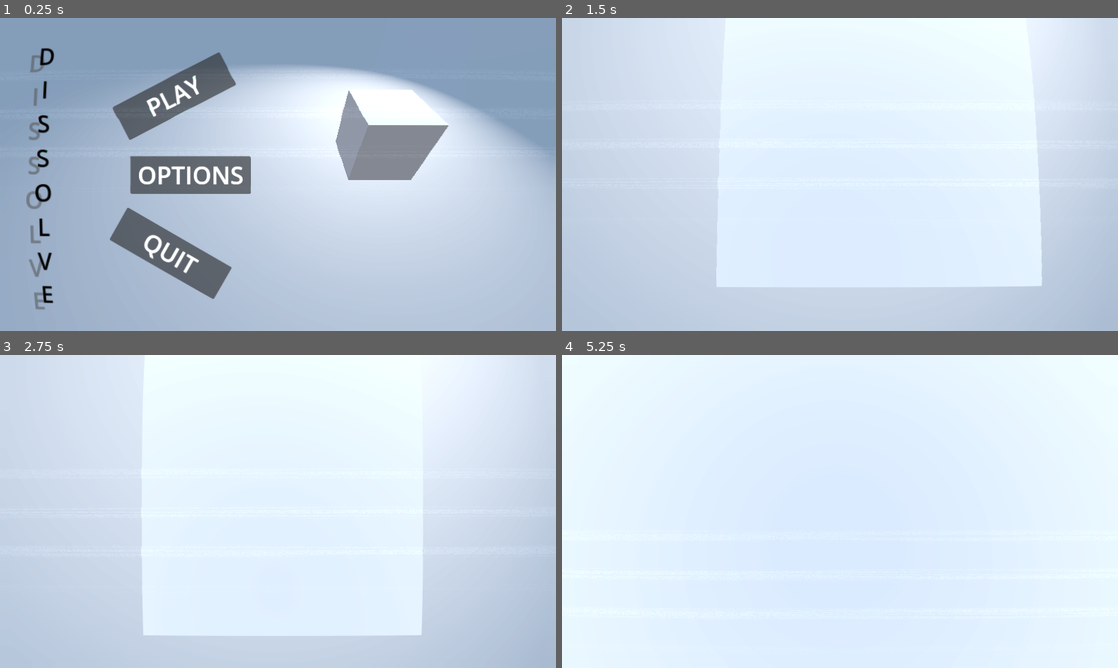
Above: before the commit, frames 1-4 (two rows, left to right).
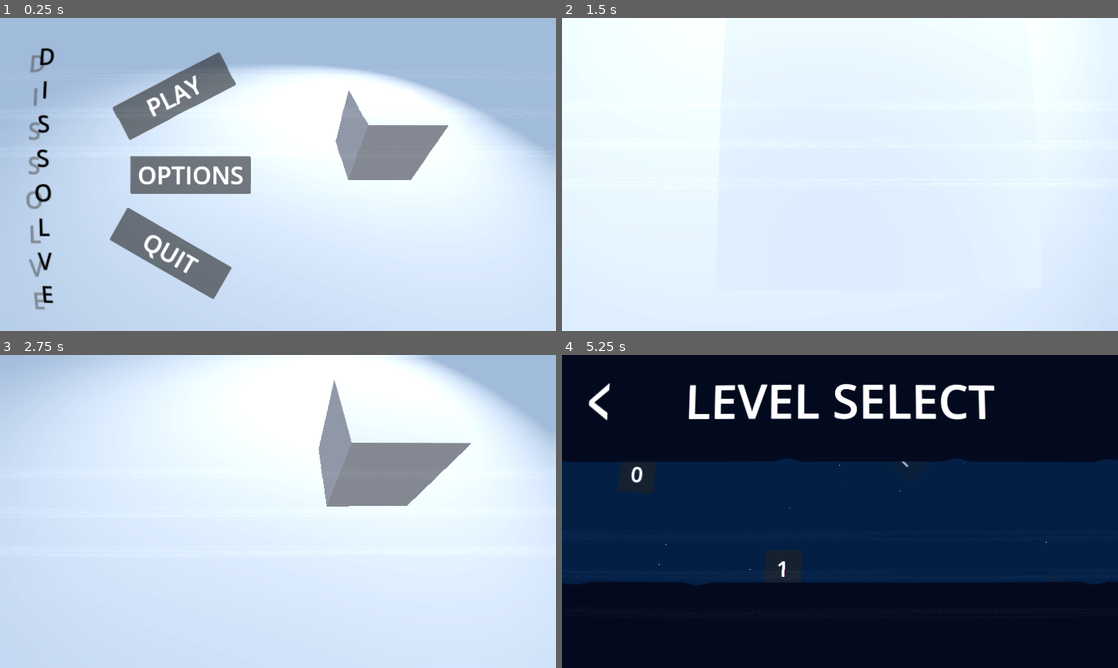
Above: after the commit, the same moments.

Repository: TawfeeqRifat/Dissolve
Game: Godot game, scene res://Scenes/main_menu.tscn
Two runs of this game, one before a commit and one after it. Both use one fixed random seed, a clock stepped at 60 frames per second and the inputs below. Sound files missing from this copy of the repository are replaced by a short silence.
Inputs (mouse positions are in pixels of both pictures, inside the frame that each line leads up to):
- Up to frame 1 (0.25 s): no input
- Up to frame 2 (1.5 s): click "OPTIONS" at 0.5 s; tap Enter (ui_accept) at 1.25 s; move the mouse to (962, 158) at 1.27 s; hold Space (jump) from 1.28 s (still down); click (962, 158) at 1.42 s
- Up to frame 3 (2.75 s): release Space (jump) at 2 s; click (161, 405) at 2 s, where only the run after the commit has a clickable "<"
- Up to frame 4 (5.25 s): move the mouse to (728, 527) at 2.77 s; tap Z (change_polarity) at 2.85 s; click (728, 527) at 2.92 s; tap Space (jump) at 3.02, 3.05, 3.32 s; click (734, 433) at 3.5 s, where only the run after the commit has a clickable "PLAY"; click (595, 398) at 4.25 s, where only the run after the commit has a clickable "<"; click (734, 433) at 5 s, where only the run after the commit has a clickable "PLAY"

The runs differ from the first frame. In frame 1, 79% of the frame differs, in the area x 0-100%, y 0-100%; in frame 2, 48%; in frame 3, 25%; in frame 4, 100%.

Commit message:
SFX and volume options

Diff:
--- a/Scenes/levels/level_0.tscn
+++ b/Scenes/levels/level_0.tscn
@@ -13,6 +13,7 @@
 [ext_resource type="PackedScene" uid="uid://b5q88kqi6orgh" path="res://Scenes/music_player.tscn" id="8_l57er"]
 [ext_resource type="PackedScene" uid="uid://bgbb4iehdspj4" path="res://Scenes/finish_zone.tscn" id="9_2afao"]
 [ext_resource type="AudioStream" uid="uid://bgdm7nyf8c5wa" path="res://Assets/Music/Cruisin' On My Broom [gNRt3q3rE2g].wav" id="9_ad2no"]
+[ext_resource type="AudioStream" uid="uid://bf2oekr824d04" path="res://Assets/Music/reverse.wav" id="10_x5otq"]
 [ext_resource type="PackedScene" uid="uid://cauov1k6277t4" path="res://Scenes/refill_zone.tscn" id="11_rxt0j"]
 [ext_resource type="Shader" path="res://Assets/Shaders/space_background.gdshader" id="12_5kdhm"]
 
@@ -165,6 +166,11 @@
 [node name="music_player" parent="level/Camera2D" instance=ExtResource("8_l57er")]
 scale = Vector2(1.00863, 1)
 stream = ExtResource("9_ad2no")
+
+[node name="reverse" type="AudioStreamPlayer2D" parent="level/Camera2D"]
+stream = ExtResource("10_x5otq")
+volume_db = -10.0
+bus = &"SFX"
 
 [node name="GameManger" type="Node2D" parent="level" node_paths=PackedStringArray("camera_2d")]
 script = ExtResource("6_8jepq")
--- a/Scenes/levels/level_1.tscn
+++ b/Scenes/levels/level_1.tscn
@@ -14,6 +14,7 @@
 [ext_resource type="PackedScene" uid="uid://bgbb4iehdspj4" path="res://Scenes/finish_zone.tscn" id="9_gjnrk"]
 [ext_resource type="AudioStream" uid="uid://bu5xr870vlowj" path="res://Assets/Music/Easter Eggs [l23T3o7tAQQ].wav" id="9_tkiae"]
 [ext_resource type="PackedScene" uid="uid://cba6oxnwk8251" path="res://Scenes/check_point.tscn" id="11_14oyg"]
+[ext_resource type="AudioStream" uid="uid://bf2oekr824d04" path="res://Assets/Music/reverse.wav" id="11_87ed0"]
 [ext_resource type="Shader" path="res://Assets/Shaders/space_background.gdshader" id="13_tfanr"]
 
 [sub_resource type="StyleBoxEmpty" id="StyleBoxEmpty_kpooi"]
@@ -255,6 +256,11 @@
 stream = ExtResource("9_tkiae")
 volume_db = -40.0
 
+[node name="reverse" type="AudioStreamPlayer2D" parent="level/Camera2D"]
+stream = ExtResource("11_87ed0")
+volume_db = -10.0
+bus = &"SFX"
+
 [node name="GameManger" type="Node2D" parent="level" node_paths=PackedStringArray("camera_2d")]
 script = ExtResource("6_44voq")
 camera_2d = NodePath("../Camera2D")
--- a/Scenes/levels/level_2.tscn
+++ b/Scenes/levels/level_2.tscn
@@ -12,6 +12,7 @@
 [ext_resource type="PackedScene" uid="uid://b5q88kqi6orgh" path="res://Scenes/music_player.tscn" id="9_6y1i1"]
 [ext_resource type="TileSet" uid="uid://dviwanbgwa8r1" path="res://Assets/simple_tileset.tres" id="9_xx1xq"]
 [ext_resource type="PackedScene" uid="uid://cba6oxnwk8251" path="res://Scenes/check_point.tscn" id="10_cp3ns"]
+[ext_resource type="AudioStream" uid="uid://bf2oekr824d04" path="res://Assets/Music/reverse.wav" id="10_vhj8s"]
 [ext_resource type="Shader" path="res://Assets/Shaders/space_background.gdshader" id="12_lepvp"]
 [ext_resource type="PackedScene" uid="uid://cauov1k6277t4" path="res://Scenes/refill_zone.tscn" id="12_lt2d8"]
 [ext_resource type="PackedScene" uid="uid://bgbb4iehdspj4" path="res://Scenes/finish_zone.tscn" id="13_ygwwc"]
@@ -255,6 +256,11 @@
 
 [node name="music_player" parent="level/Camera2D" instance=ExtResource("9_6y1i1")]
 
+[node name="reverse" type="AudioStreamPlayer2D" parent="level/Camera2D"]
+stream = ExtResource("10_vhj8s")
+volume_db = -10.0
+bus = &"SFX"
+
 [node name="GameManger" type="Node2D" parent="level" node_paths=PackedStringArray("camera_2d")]
 script = ExtResource("8_o2nyd")
 camera_2d = NodePath("../Camera2D")
--- a/Scenes/levels/level_3.tscn
+++ b/Scenes/levels/level_3.tscn
@@ -12,6 +12,7 @@
 [ext_resource type="AudioStream" uid="uid://cck5g3ev3e3qv" path="res://Assets/Music/Last Heart [M2eXxWenQWI].wav" id="9_4x6kb"]
 [ext_resource type="TileSet" uid="uid://dviwanbgwa8r1" path="res://Assets/simple_tileset.tres" id="9_o4b86"]
 [ext_resource type="PackedScene" uid="uid://catgc6k7x1dg2" path="res://Scenes/turner.tscn" id="10_lclxd"]
+[ext_resource type="AudioStream" uid="uid://bf2oekr824d04" path="res://Assets/Music/reverse.wav" id="10_nq2b5"]
 [ext_resource type="PackedScene" uid="uid://cba6oxnwk8251" path="res://Scenes/check_point.tscn" id="11_5oh55"]
 [ext_resource type="PackedScene" uid="uid://cauov1k6277t4" path="res://Scenes/refill_zone.tscn" id="12_3rp8a"]
 [ext_resource type="Shader" path="res://Assets/Shaders/space_background.gdshader" id="12_v1uol"]
@@ -255,6 +256,11 @@
 [node name="music_player" parent="level/Camera2D" instance=ExtResource("8_odxpe")]
 stream = ExtResource("9_4x6kb")
 
+[node name="reverse" type="AudioStreamPlayer2D" parent="level/Camera2D"]
+stream = ExtResource("10_nq2b5")
+volume_db = -10.0
+bus = &"SFX"
+
 [node name="GameManger" type="Node2D" parent="level" node_paths=PackedStringArray("camera_2d")]
 script = ExtResource("8_ity6i")
 camera_2d = NodePath("../Camera2D")
--- a/Scenes/main_menu.tscn
+++ b/Scenes/main_menu.tscn
@@ -1,7 +1,16 @@
-[gd_scene load_steps=9 format=3 uid="uid://jet2838w8h3i"]
+[gd_scene load_steps=16 format=3 uid="uid://jet2838w8h3i"]
 
 [ext_resource type="Script" path="res://scripts/main_menu.gd" id="1_cdmpn"]
 [ext_resource type="Script" path="res://scripts/character_3d.gd" id="2_hfe28"]
+
+[sub_resource type="ORMMaterial3D" id="ORMMaterial3D_m8sad"]
+albedo_color = Color(1, 1, 1, 0)
+
+[sub_resource type="ORMMaterial3D" id="ORMMaterial3D_5mnvp"]
+
+[sub_resource type="BoxShape3D" id="BoxShape3D_3solp"]
+
+[sub_resource type="BoxShape3D" id="BoxShape3D_us3k3"]
 
 [sub_resource type="ProceduralSkyMaterial" id="ProceduralSkyMaterial_kmsyc"]
 sky_horizon_color = Color(0.64625, 0.65575, 0.67075, 1)
@@ -12,48 +21,33 @@
 
 [sub_resource type="Environment" id="Environment_qslpl"]
 background_mode = 2
-background_color = Color(0.654232, 0.654232, 0.654232, 1)
 sky = SubResource("Sky_v1bit")
 tonemap_mode = 2
 glow_enabled = true
 
-[sub_resource type="ORMMaterial3D" id="ORMMaterial3D_5mnvp"]
-
-[sub_resource type="BoxShape3D" id="BoxShape3D_3solp"]
-
-[sub_resource type="BoxShape3D" id="BoxShape3D_us3k3"]
+[sub_resource type="StyleBoxEmpty" id="StyleBoxEmpty_6cqe4"]
+
+[sub_resource type="StyleBoxEmpty" id="StyleBoxEmpty_1b1m3"]
+
+[sub_resource type="StyleBoxEmpty" id="StyleBoxEmpty_ov437"]
+
+[sub_resource type="StyleBoxEmpty" id="StyleBoxEmpty_t5l51"]
+
+[sub_resource type="InputEventKey" id="InputEventKey_x80i2"]
+device = -1
+keycode = 4194305
+
+[sub_resource type="Shortcut" id="Shortcut_of8xa"]
+events = [SubResource("InputEventKey_x80i2")]
 
 [node name="MainMenu" type="Control"]
 layout_mode = 3
 anchors_preset = 0
 script = ExtResource("1_cdmpn")
 
-[node name="OmniLight3D" type="OmniLight3D" parent="."]
-transform = Transform3D(1, 0, 0, 0, 1, 0, 0, 0, 1, 0.686667, 2.23857, 0)
-visible = false
-omni_range = 3.0
-
-[node name="DirectionalLight3D" type="DirectionalLight3D" parent="."]
-transform = Transform3D(-0.55757, 0.736577, -0.382846, 0.0184091, 0.472045, 0.881382, 0.829926, 0.484384, -0.276758, -5.15471, 6.08698, 4.73165)
-visible = false
-shadow_enabled = true
-sky_mode = 1
-
-[node name="WorldEnvironment" type="WorldEnvironment" parent="."]
-environment = SubResource("Environment_qslpl")
-
-[node name="Node3D" type="Node3D" parent="."]
-
-[node name="base" type="CSGBox3D" parent="Node3D"]
-transform = Transform3D(3.59175, 0, 0, 0, 1, 0, 0, 0, 75.4284, -66.179, -0.873952, 0)
-size = Vector3(51.2774, 1, 1)
-
-[node name="MainCamera" type="Camera3D" parent="Node3D"]
-transform = Transform3D(0.00168171, -0.720781, 0.693161, 0.00174868, 0.693163, 0.720779, -0.999997, -2.44472e-08, 0.00242612, 3.33027, 2.08243, 1.62003)
-
-[node name="MainMenu" type="CanvasLayer" parent="Node3D"]
-
-[node name="Label" type="Label" parent="Node3D/MainMenu"]
+[node name="MainMenu" type="CanvasLayer" parent="."]
+
+[node name="Label" type="Label" parent="MainMenu"]
 offset_left = 66.0
 offset_top = 38.0
 offset_right = 106.0
@@ -73,7 +67,7 @@
 E"
 horizontal_alignment = 1
 
-[node name="play" type="Button" parent="Node3D/MainMenu"]
+[node name="play" type="Button" parent="MainMenu"]
 offset_left = 232.0
 offset_top = 184.0
 offset_right = 482.0
@@ -82,7 +76,7 @@
 theme_override_font_sizes/font_size = 50
 text = "PLAY"
 
-[node name="options" type="Button" parent="Node3D/MainMenu"]
+[node name="options" type="Button" parent="MainMenu"]
 offset_left = 270.0
 offset_top = 286.0
 offset_right = 520.0
@@ -90,7 +84,7 @@
 theme_override_font_sizes/font_size = 50
 text = "OPTIONS"
 
-[node name="quit" type="Button" parent="Node3D/MainMenu"]
+[node name="quit" type="Button" parent="MainMenu"]
 offset_left = 264.0
 offset_top = 392.0
 offset_right = 514.0
@@ -99,6 +93,16 @@
 theme_override_font_sizes/font_size = 50
 text = "QUIT"
 
+[node name="Node3D" type="Node3D" parent="."]
+
+[node name="base" type="CSGBox3D" parent="Node3D"]
+transform = Transform3D(3.59175, 0, 0, 0, 1, 0, 0, 0, 75.4284, -66.179, -0.873952, 0)
+size = Vector3(51.2774, 1, 1)
+material = SubResource("ORMMaterial3D_m8sad")
+
+[node name="MainCamera" type="Camera3D" parent="Node3D"]
+transform = Transform3D(0.00168171, -0.720781, 0.693161, 0.00174868, 0.693163, 0.720779, -0.999997, -2.44472e-08, 0.00242612, 3.33027, 2.08243, 1.62003)
+
 [node name="player2" type="CSGBox3D" parent="Node3D"]
 transform = Transform3D(1, 0, 0, 0, 1, 0, 0, 0, 1, 0.653766, 0.2, 0)
 use_collision = true
@@ -124,15 +128,88 @@
 transform = Transform3D(1.3, 0, 0, 0, 1.2, 0, 0, 0, 1.2, 0.64977, 0.212882, 0)
 shape = SubResource("BoxShape3D_us3k3")
 
-[node name="SpotLight3D" type="SpotLight3D" parent="."]
-transform = Transform3D(0.499895, 0.68248, -0.533223, 0.746801, -0.0278608, 0.664464, 0.438627, -0.730373, -0.523604, -3.34982, 3.23711, -2.41739)
+[node name="SpotLight3D" type="SpotLight3D" parent="Node3D"]
+transform = Transform3D(0.499895, 0.68248, -0.533223, 0.746801, -0.0278612, 0.664464, 0.438627, -0.730373, -0.523604, -3.34982, 3.23711, -2.41739)
 spot_range = 12.0
 spot_attenuation = 0.07
 
-[node name="OptionsCamera" type="Camera3D" parent="."]
+[node name="OptionsCamera" type="Camera3D" parent="Node3D"]
 transform = Transform3D(1, 0, 0, 0, -0.0120425, 0.999928, 0, -0.999928, -0.0120425, 0.655641, 1.42409, 0.0146119)
 
-[connection signal="pressed" from="Node3D/MainMenu/play" to="." method="_on_play_pressed"]
-[connection signal="pressed" from="Node3D/MainMenu/options" to="." method="_on_options_pressed"]
-[connection signal="pressed" from="Node3D/MainMenu/quit" to="." method="_on_quit_pressed"]
+[node name="DirectionalLight3D" type="DirectionalLight3D" parent="Node3D"]
+transform = Transform3D(-0.55757, 0.736577, -0.382845, 0.0184091, 0.472045, 0.881382, 0.829926, 0.484384, -0.276758, -5.15471, 6.08698, 4.73165)
+visible = false
+shadow_enabled = true
+sky_mode = 1
+
+[node name="WorldEnvironment" type="WorldEnvironment" parent="Node3D"]
+environment = SubResource("Environment_qslpl")
+
+[node name="Options" type="CanvasLayer" parent="."]
+visible = false
+
+[node name="ColorRect" type="ColorRect" parent="Options"]
+offset_left = 296.0
+offset_top = 28.0
+offset_right = 878.0
+offset_bottom = 609.0
+mouse_filter = 2
+color = Color(0.525833, 0.148269, 0.243329, 0.541176)
+
+[node name="music_slider" type="HSlider" parent="Options"]
+offset_left = 534.0
+offset_top = 154.0
+offset_right = 797.0
+offset_bottom = 252.0
+min_value = -40.0
+max_value = 0.0
+
+[node name="Music" type="Label" parent="Options"]
+offset_left = 391.0
+offset_top = 192.0
+offset_right = 531.0
+offset_bottom = 215.0
+text = "Music"
+
+[node name="sfx_slider" type="HSlider" parent="Options"]
+offset_left = 534.0
+offset_top = 282.0
+offset_right = 797.0
+offset_bottom = 380.0
+min_value = -40.0
+max_value = 0.0
+
+[node name="sfx" type="Label" parent="Options"]
+offset_left = 391.0
+offset_top = 320.0
+offset_right = 531.0
+offset_bottom = 343.0
+text = "SFX"
+
+[node name="back" type="Button" parent="Options"]
+z_index = 2
+anchors_preset = 5
+anchor_left = 0.5
+anchor_right = 0.5
+offset_left = -259.0
+offset_top = 31.0
+offset_right = -194.0
+offset_bottom = 176.0
+grow_horizontal = 2
+scale = Vector2(0.4, 0.719)
+pivot_offset = Vector2(0, 70)
+theme_override_font_sizes/font_size = 100
+theme_override_styles/focus = SubResource("StyleBoxEmpty_6cqe4")
+theme_override_styles/hover = SubResource("StyleBoxEmpty_1b1m3")
+theme_override_styles/pressed = SubResource("StyleBoxEmpty_ov437")
+theme_override_styles/normal = SubResource("StyleBoxEmpty_t5l51")
+shortcut = SubResource("Shortcut_of8xa")
+text = "<"
+
+[connection signal="pressed" from="MainMenu/play" to="." method="_on_play_pressed"]
+[connection signal="pressed" from="MainMenu/options" to="." method="_on_options_pressed"]
+[connection signal="pressed" from="MainMenu/quit" to="." method="_on_quit_pressed"]
 [connection signal="input_event" from="Node3D/character/Area3D" to="." method="_on_area_3d_input_event"]
+[connection signal="value_changed" from="Options/music_slider" to="." method="_on_music_slider_value_changed"]
+[connection signal="value_changed" from="Options/sfx_slider" to="." method="_on_sfx_slider_value_changed"]
+[connection signal="pressed" from="Options/back" to="." method="_on_back_pressed"]
--- a/Scenes/menu_music_player.tscn
+++ b/Scenes/menu_music_player.tscn
@@ -5,4 +5,5 @@
 
 [node name="Menu_music_player" type="AudioStreamPlayer2D"]
 stream = ExtResource("1_4bqkr")
+bus = &"Music"
 script = ExtResource("2_d0wyg")
--- a/Scenes/music_player.tscn
+++ b/Scenes/music_player.tscn
@@ -6,4 +6,5 @@
 [node name="music_player" type="AudioStreamPlayer2D"]
 stream = ExtResource("1_ca1qh")
 autoplay = true
+bus = &"Music"
 script = ExtResource("2_voces")
--- a/Scenes/static_noise.tscn
+++ b/Scenes/static_noise.tscn
@@ -8,3 +8,4 @@
 pitch_scale = 0.2
 autoplay = true
 attenuation = 1.51572
+bus = &"SFX"
--- /dev/null
+++ b/default_bus_layout.tres
@@ -0,0 +1,15 @@
+[gd_resource type="AudioBusLayout" format=3 uid="uid://bx4tnx0ldeuog"]
+
+[resource]
+bus/1/name = &"Music"
+bus/1/solo = false
+bus/1/mute = false
+bus/1/bypass_fx = false
+bus/1/volume_db = 0.0
+bus/1/send = &"Master"
+bus/2/name = &"SFX"
+bus/2/solo = false
+bus/2/mute = false
+bus/2/bypass_fx = false
+bus/2/volume_db = 0.0
+bus/2/send = &"Master"
--- a/project.godot
+++ b/project.godot
@@ -25,7 +25,6 @@
 
 [display]
 
-window/size/mode=3
 window/stretch/mode="canvas_items"
 window/stretch/aspect="ignore"
 
--- a/scripts/Global.gd
+++ b/scripts/Global.gd
@@ -12,10 +12,12 @@
 var unlocked_levels
 var levels_status
 
+#music seeting
+var MUSIC_VOLUME
+var SFX_VOLUME
 
 
 func save_game(level,stars):
-	var save_file = FileAccess.open("user://savegame.save",FileAccess.WRITE)
 	if not levels_status.has(level):
 		levels_status[level] = stars
 		print(level,unlocked_levels)
@@ -26,15 +28,24 @@
 	else:
 		if levels_status[level] < stars:
 			levels_status[level] = stars
-	print("Game Saved!")
+	print("Changes updated")
+	save()
+
+
+func save():
+	var save_file = FileAccess.open("user://savegame.save",FileAccess.WRITE)
 	save_file.store_line(JSON.stringify(levels_status))
 	save_file.store_line(str(unlocked_levels))
-
+	save_file.store_line(str(MUSIC_VOLUME))
+	save_file.store_line(str(SFX_VOLUME))
+	print("saved")
 
 func load_save():
 	if not FileAccess.file_exists("user://savegame.save"):
 		unlocked_levels = 1
 		levels_status = {}
+		MUSIC_VOLUME = 0
+		SFX_VOLUME = 0
 		print("loaded new save")
 		return
 	var save_file = FileAccess.open("user://savegame.save",FileAccess.READ)
@@ -42,3 +53,5 @@
 	var json = JSON.new()
 	levels_status = json.parse_string(save_file.get_line())
 	unlocked_levels = int(save_file.get_line())
+	MUSIC_VOLUME = int(save_file.get_line())
+	SFX_VOLUME = int(save_file.get_line())
--- a/scripts/game_manager.gd
+++ b/scripts/game_manager.gd
@@ -10,6 +10,9 @@
 
 #music player
 @onready var music_player: AudioStreamPlayer2D = $"../Camera2D/music_player"
+#sfx
+@onready var reverse: AudioStreamPlayer2D = $"../Camera2D/reverse"
+
 var music_position = 0.0
 var chances = 3
 var scale_value: float = 1
@@ -75,13 +78,19 @@
 	player.SPEED = 0
 	camera_2d.SPEED = 50
 	player.queue_free()
-	restart_timer.start()
 
 	#music player
 	music_position = music_player.get_playback_position()
 	music_player.stop()
 
+	restart_timer.start()
+
+
+
+
 func _on_restart_timer_timeout() -> void:
+	reverse.play()
+	print("reverse played")
 	await create_tween().tween_property(camera_2d, "position", Vector2(checkpoint.x + 275,0),1 ).finished
 	_ready()
 
--- a/scripts/main_menu.gd
+++ b/scripts/main_menu.gd
@@ -2,13 +2,24 @@
 
 @onready var main_camera: Camera3D = $Node3D/MainCamera
 @onready var options_camera: Camera3D = $OptionsCamera
-@onready var main_menu: CanvasLayer = $Node3D/MainMenu
+@onready var main_menu: CanvasLayer = $MainMenu
+@onready var options: CanvasLayer = $Options
+
+@onready var music_slider: HSlider = $Options/music_slider
+@onready var sfx_slider: HSlider = $Options/sfx_slider
+
+#to avoid player jumping during options
+var options_selected = false
 
 func _ready() -> void:
 	Global.load_save()
 
 	#music
 	SignalBus.play_menu_music.emit()
+
+	#music options
+	music_slider.value = Global.MUSIC_VOLUME
+	sfx_slider.value = Global.SFX_VOLUME
 
 func _on_play_pressed() -> void:
 
@@ -22,8 +33,12 @@
 	main_menu.visible = false
 	await create_tween().tween_property(main_camera, "position",Vector3(0.656,1.424,0.015),1)
 	await create_tween().tween_property(main_camera,"global_rotation_degrees",Vector3(-90,90,0),1)
+	await get_tree().create_timer(1).timeout
+	options.visible = true
+	options_selected = true
 
 func _on_quit_pressed() -> void:
+	Global.save()
 	get_tree().quit()
 
 #@onready var player: CSGBox3D = $Node3D/CharacterBody3D/player
@@ -32,7 +47,25 @@
 
 func _on_area_3d_input_event(camera: Node, event: InputEvent, event_position: Vector3, normal: Vector3, shape_idx: int) -> void:
 	if event is InputEventMouseButton:
-		if event.button_index == MOUSE_BUTTON_LEFT and event.is_pressed():
-			await create_tween().tween_property(player,"global_position",Vector3(0.6,1,0),0.4)
+		if event.button_index == MOUSE_BUTTON_LEFT and event.is_pressed() and not options_selected:
+			await create_tween().tween_property(player,"global_position",Vector3(0.654,1,0),0.4)
 			await get_tree().create_timer(0.5).timeout
-			await create_tween().tween_property(player,"global_position",Vector3(0.6,0.2,0),0.4)
+			await create_tween().tween_property(player,"global_position",Vector3(0.654,0.2,0),0.4)
+
+
+func _on_music_slider_value_changed(value: float) -> void:
+	AudioServer.set_bus_volume_db(AudioServer.get_bus_index("Music"),value)
+	Global.MUSIC_VOLUME = value
+
+func _on_sfx_slider_value_changed(value: float) -> void:
+	AudioServer.set_bus_volume_db(AudioServer.get_bus_index("SFX"),value)
+	Global.SFX_VOLUME = value
+
+
+func _on_back_pressed() -> void:
+	options.visible = false
+	await create_tween().tween_property(main_camera, "position",Vector3(3.33,2.082,1.62),1)
+	await create_tween().tween_property(main_camera,"global_rotation_degrees",Vector3(-46.1,89.8,0.1),1)
+	await get_tree().create_timer(1).timeout
+	main_menu.visible = true
+	options_selected = false
Not shown, changed: Assets/Music/1988 [Z4QLe1z2aYw].wav.import
Not shown, changed: Assets/Music/Cruisin' On My Broom [gNRt3q3rE2g].wav.import
Not shown, changed: Assets/Music/Easter Eggs [l23T3o7tAQQ].wav.import
Not shown, changed: Assets/Music/Last Heart [M2eXxWenQWI].wav.import
Not shown, changed: Assets/Music/final_level_track.wav.import
Not shown, added: Assets/Music/reverse.wav.import
Binary file added: Assets/Textures/sky_texture.jpeg
Not shown, added: Assets/Textures/sky_texture.jpeg.import
Not shown: 1 places in Scenes/levels/level_0.tscn that only renumber resources
Not shown: 1 places in Scenes/levels/level_1.tscn that only renumber resources
Not shown: 1 places in Scenes/levels/level_2.tscn that only renumber resources
Not shown: 2 places in Scenes/levels/level_3.tscn that only renumber resources
(and 1 more such lines)
